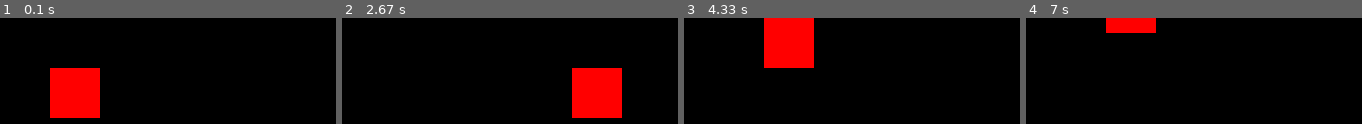
Above: before the commit, frames 1-4 (left to right).
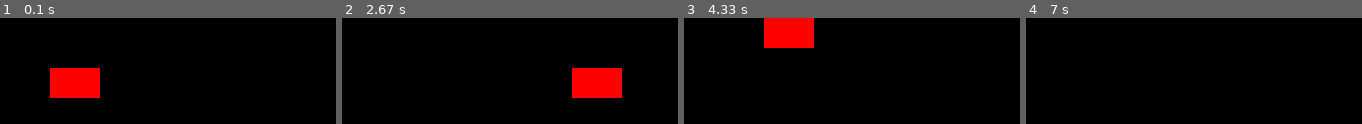
Above: after the commit, the same moments.

Repository: Edwardhk/pygame_car
Game: pygame game, started from main.py
Two runs of this game, one before a commit and one after it. Both use one fixed random seed, a clock stepped at 60 frames per second and the inputs below.
Inputs:
- Up to frame 1 (0.1 s): no input
- Up to frame 2 (2.67 s): hold Right 0.33-0.8 s; hold Up 0.83-1.13 s; hold Down 2.23-2.53 s; hold Left from 2.57 s (still down)
- Up to frame 3 (4.33 s): release Left at 2.97 s; hold Up 3-3.37 s; hold Down from 4.07 s (still down)
- Up to frame 4 (7 s): release Down at 4.43 s; hold Left 4.47-4.93 s; hold Right 4.97-5.43 s; hold Up 5.47-5.77 s; hold Down from 6.87 s (still down)

The runs differ from the first frame. In frame 1, 2.8% of the frame differs, in the area x 14-30%, y 75-95%; in frame 2, 2.8%; in frame 3, 2.8%; in frame 4, 2.1%.

Commit message:
[INIT] Replaced x,y with vector2 in pygame

Diff:
--- a/main.py
+++ b/main.py
@@ -1,12 +1,11 @@
 import pygame
-import numpy as np
+import math
 
 class Car:
     def __init__(self):
-        self.x = 50
-        self.y = 50
+        self.pos = pygame.math.Vector2(50, 50)
         self.height = 50
-        self.width = 50
+        self.width = 30
 
     def move(self, keys):
         dx = 0
@@ -15,8 +14,8 @@
         dx += 5 * keys[pygame.K_RIGHT]
         dy += -5 * keys[pygame.K_UP]
         dy += 5 * keys[pygame.K_DOWN]
-        self.x += dx
-        self.y += dy
+        self.pos[0] += dx
+        self.pos[1] += dy
 
 class GameWorld:
     def __init__(self):
@@ -27,7 +26,7 @@
         self.win.fill((0, 0, 0))
         for car in self.car_arr:
             pygame.draw.rect(self.win, (255, 0, 0),
-                             (car.x, car.y, car.height, car.width))
+                             (car.pos[0], car.pos[1], car.height, car.width))
             pygame.display.update()
 
 if __name__ == "__main__":
